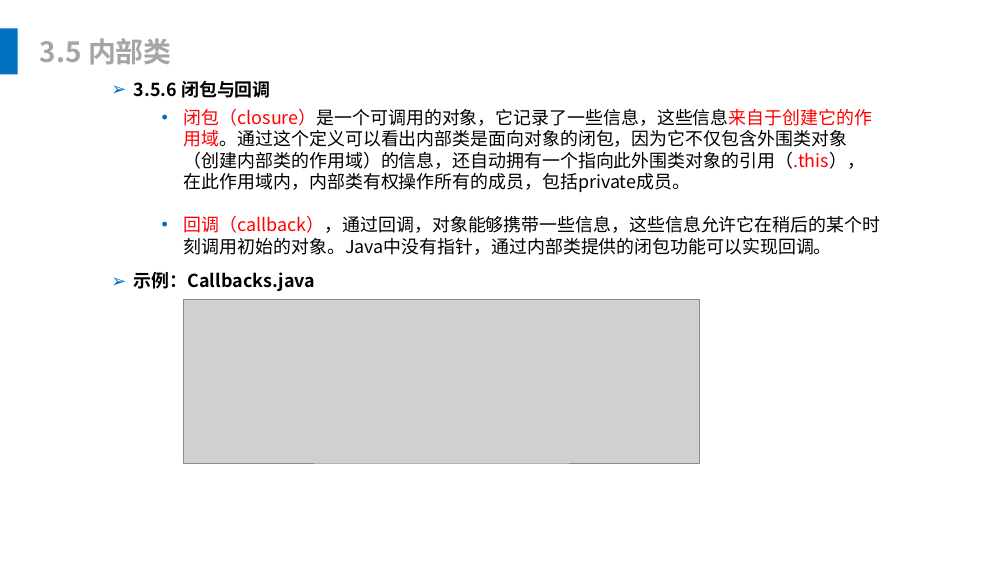
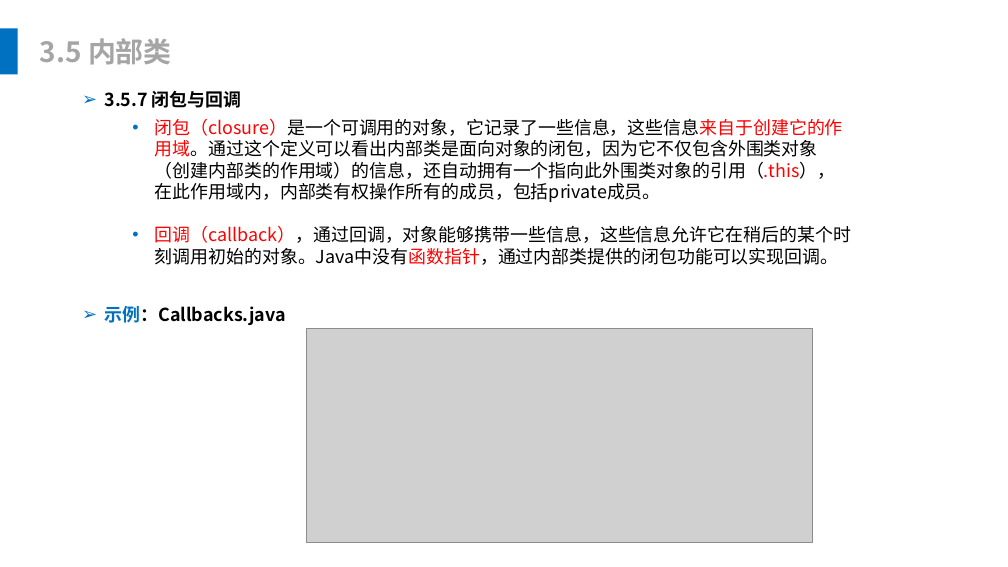
Before and after one commit to leonliu06/JavaTrainning, a slide deck: slide 44 of Java基础培训.pptx (slide 46 before the commit). Drawn at 1008x567 pixels with LibreOffice and Linux fonts; fonts in the diff are those of the drawing; grey boxes stand for pictures. Boxes give left, top, right and bottom in pixels: in the first picture for what was removed or moved away, otherwise in the second. Text is boxed around its words. In the diff, an @@ line names an element or a change of style, - is before the commit and + after.

```diff
--- a/Java基础培训.pptx
+++ b/Java基础培训.pptx
@@ text "闭包（closure）是一个可调用的对象，它记录了一些信息，这些信息来自于创建它的作用域。通过这个定义可以看出内部类是面 ...": place and size @@
-text "闭包（closure）是一个可调用的对象，它记录了一些信息，这些信息来自于创建它的作用域。通过这个定义可以看出内部类是面 ..." at [184, 109, 880, 255]
+text "闭包（closure）是一个可调用的对象，它记录了一些信息，这些信息来自于创建它的作用域。通过这个定义可以看出内部类是面 ..." at [155, 119, 851, 265]
@@ text at [105, 90, 242, 108]: text changed @@
-➢ 3.5.6 闭包与回调
+➢ 3.5.7 闭包与回调
@@ text at [155, 226, 851, 265]: text changed @@
-  • 回调（callback），通过回调，对象能够携带一些信息，这些信息允许它在稍后的某个时刻调用初始的对象。Java中没有指针，通过内部类提供的闭包功能可以实现回调。
+  • 回调（callback），通过回调，对象能够携带一些信息，这些信息允许它在稍后的某个时刻调用初始的对象。Java中没有函数指针，通过内部类提供的闭包功能可以实现回调。
@@ text "示例：Callbacks.java": place and size @@
-text "示例：Callbacks.java" at [134, 272, 315, 291]
+text "示例：Callbacks.java" at [105, 306, 286, 325]
@@ text "示例：Callbacks.java" at [105, 306, 286, 325]: text colour #000000 to #0070C0 in "示例：Callbacks.java" @@
@@ picture removed at [184, 300, 700, 463] @@
@@ picture added at [307, 328, 813, 543] @@
```
Also in this commit, not shown: 54 other slides changed, 28 slides removed, 30 other files.
